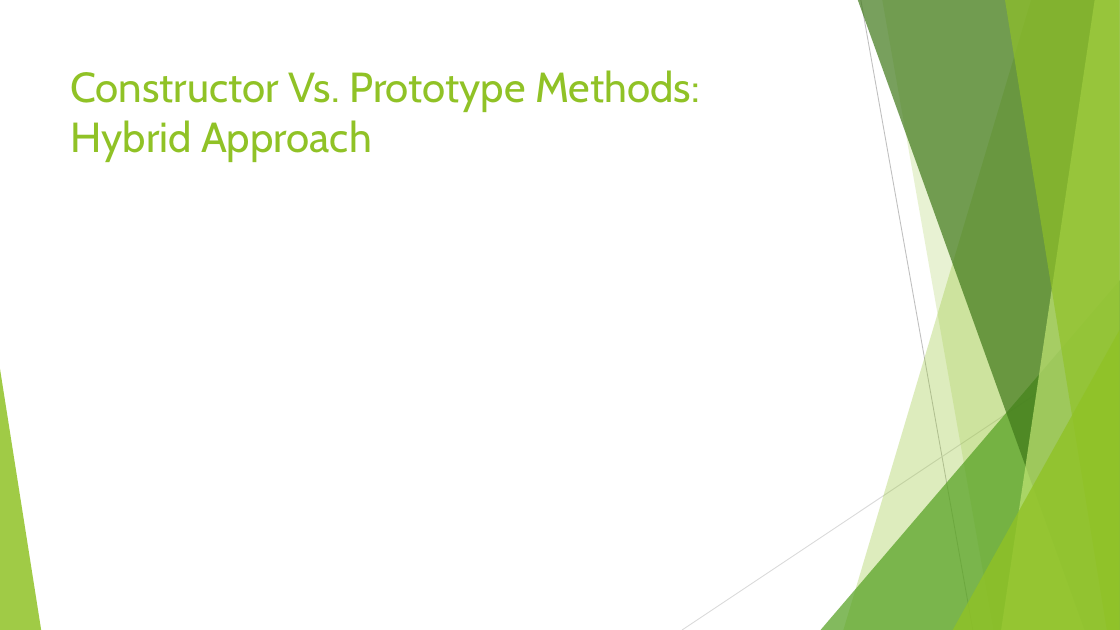
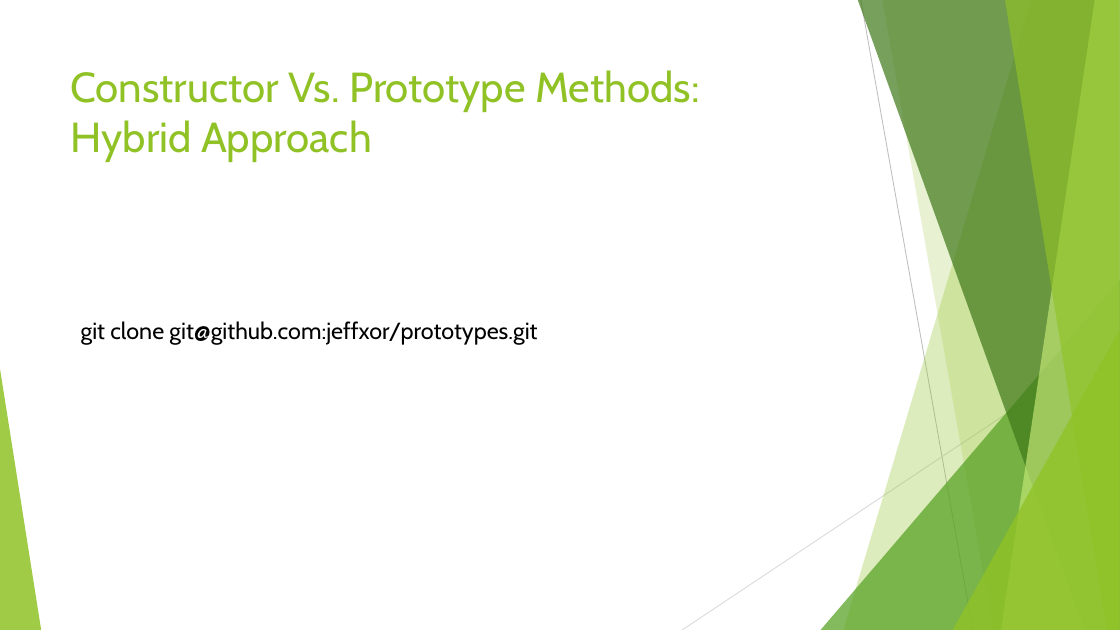
Before and after one commit to jeffxor/prototypes, a slide deck: slide 25 of doc/Javascript.Objects.pptx. Drawn at 1120x630 pixels with LibreOffice and Linux fonts; fonts in the diff are those of the drawing; background and template pictures are left out. Boxes give left, top, right and bottom in pixels: in the first picture for what was removed or moved away, otherwise in the second. Text is boxed around its words. In the diff, an @@ line names an element or a change of style, - is before the commit and + after.

```diff
--- a/doc/Javascript.Objects.pptx
+++ b/doc/Javascript.Objects.pptx
@@ text added at (x1=81, y1=321, x2=537, y2=345), 20 pt, text #000000 @@
+git clone git@github.com:jeffxor/prototypes.git
```
Also in this commit, not shown: 5 other slides changed, 4 slides added, 4 other files.
